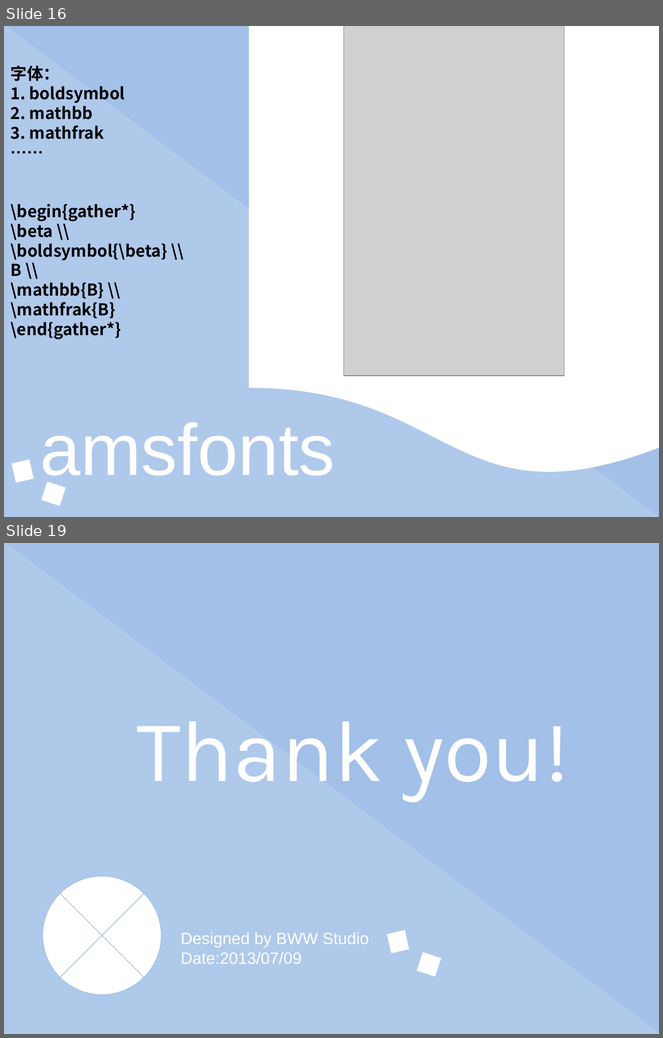
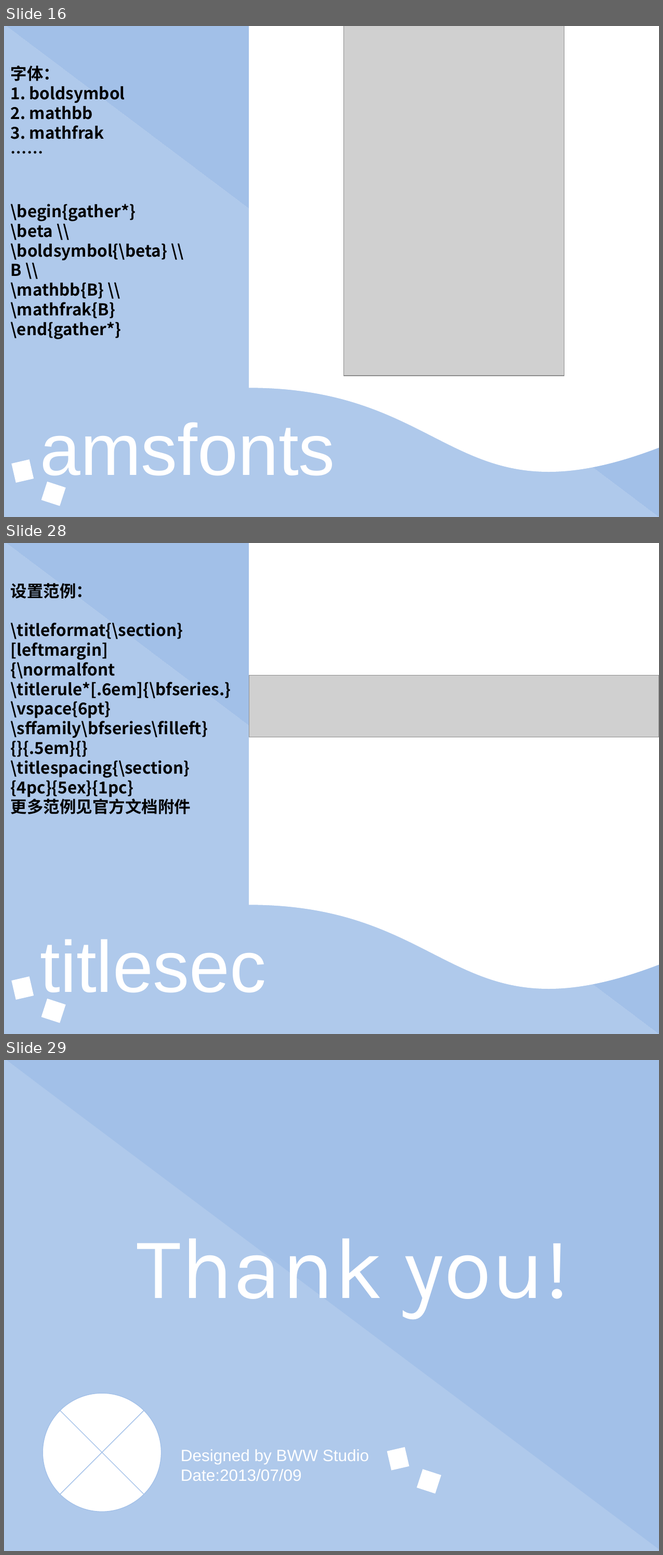
Before and after one commit to eesast/lectures, a slide deck: drafts/latex/常用宏包及其他高阶内容.pptx. Shown one above the other, each under a label of ours: slides 16 and 19 before the commit, slides 16, 28 and 29 after it; the slides between them are not shown. The pictures are 663x1038 and 663x1555 pixels, drawn with LibreOffice and Linux fonts; fonts in the diff are those of the drawing; grey boxes stand for pictures. Boxes give left, top, right and bottom in pixels: in the first picture for what was removed or moved away, otherwise in the second. Text is boxed around its words. In the diff, an @@ line names an element or a change of style, - is before the commit and + after.

```diff
--- a/drafts/latex/常用宏包及其他高阶内容.pptx
+++ b/drafts/latex/常用宏包及其他高阶内容.pptx
@@ slide 28 added at (x1=4, y1=543, x2=659, y2=1034), background #FFFFFF @@
@@ right triangle added at (x1=4, y1=543, x2=659, y2=1034), fill #A2C0E8 at 85% opacity @@
@@ right triangle added at (x1=4, y1=543, x2=659, y2=1034), fill #A2C0E8 @@
@@ flow chart document added at (x1=249, y1=543, x2=659, y2=995), fill #FFFFFF @@
@@ text added at (x1=11, y1=583, x2=231, y2=814), 18 pt, text #000000, bold @@
+设置范例：
+\titleformat{\section}
+[leftmargin]
+{\normalfont
+\titlerule*[.6em]{\bfseries.}
+\vspace{6pt}
+\sffamily\bfseries\filleft}
+{}{.5em}{}
+\titlespacing{\section}
+{4pc}{5ex}{1pc}
+更多范例见官方文档附件
@@ picture added at (x1=249, y1=676, x2=659, y2=737) @@
@@ text added at (x1=40, y1=940, x2=266, y2=1005), 80 pt, text #FFFFFF @@
+titlesec
@@ rectangle added at (x1=11, y1=977, x2=34, y2=1000), fill #FFFFFF @@
@@ rectangle added at (x1=41, y1=999, x2=66, y2=1024), fill #FFFFFF @@
@@ what was slide 19 is now slide 29 @@
```
Also in this commit, not shown: 1 slide changed, 12 other slides added, 3 slides removed, 1 other file.
